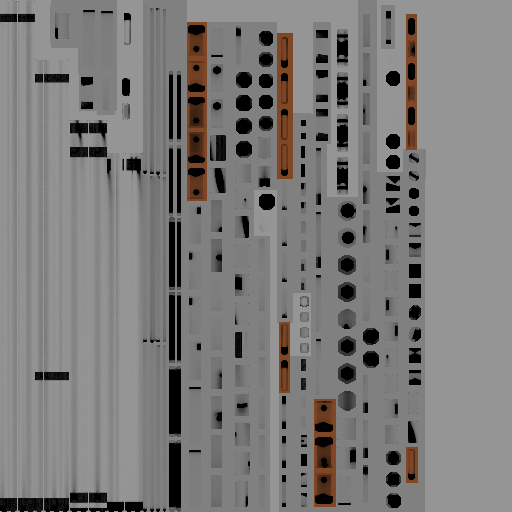
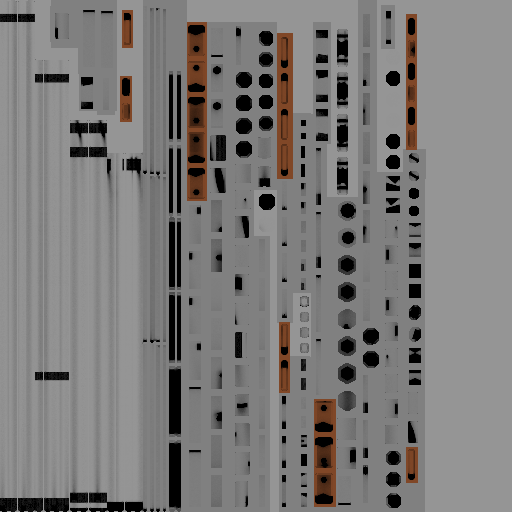
Layers edited between the first and the second (512, 512) image:
painted on "Layer" over (120, 10, 133, 122)
